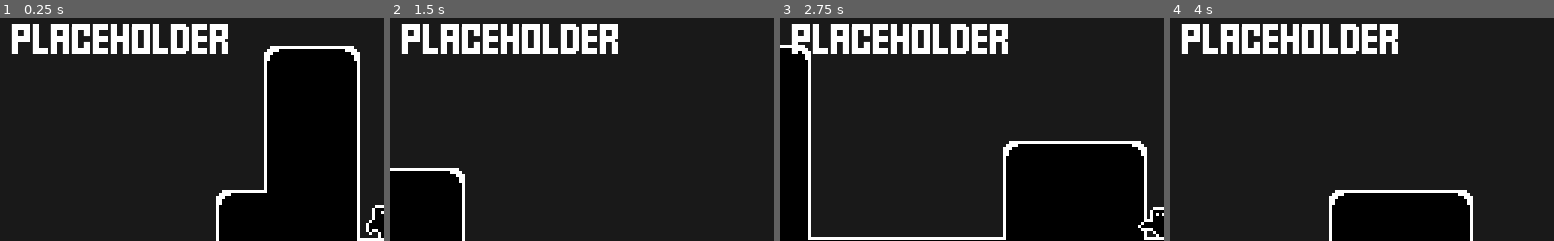
Above: before the commit, frames 1-4 (left to right).
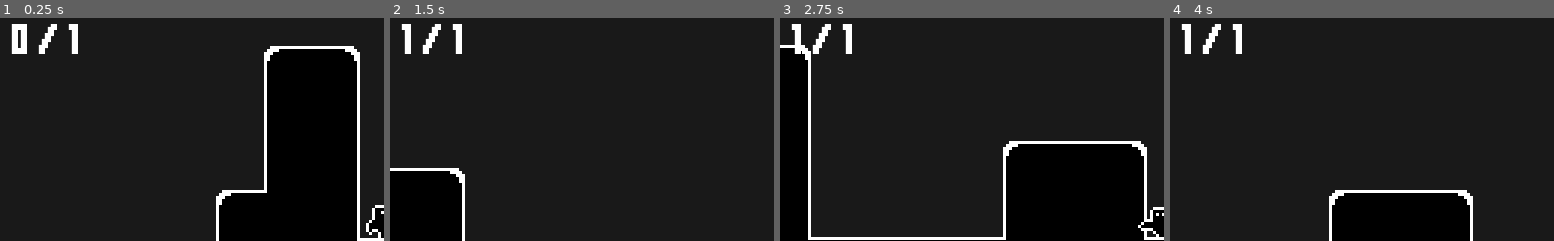
Above: after the commit, the same moments.

Repository: kylehorton33/1bit-platformer
Game: Godot game, scene res://src/Main.tscn
The game is run twice, just before and just after one commit, with the same random seed, the same clock (stepped at 60 frames per second) and the same inputs. Before the commit the project starts from res://src/World.tscn.
Inputs:
- Up to frame 1 (0.25 s): no input
- Up to frame 2 (1.5 s): hold Right (ui_right) from 0.53 s (still down); tap Space (jump) at 0.77 s
- Up to frame 3 (2.75 s): tap Space (jump) at 1.52 s; release Right (ui_right) at 2.03 s; hold Left (ui_left) from 2.03 s (still down)
- Up to frame 4 (4 s): release Left (ui_left) at 2.78 s; hold Right (ui_right) from 2.78 s (still down); tap Space (jump) at 3.02, 3.77 s
The pictures show only the part of the screen within x 0-50%, y 0-50%; the shares and areas given below are measured in that part.

The runs differ from the first frame. In frame 1, 4.8% of the frame differs, in the area x 4-60%, y 2-17%; in frame 2, 5.1%, in the area x 2-60%, y 2-17%; in frame 3, 5.1%; in frame 4, 5.1%.

Commit message:
update UI on collection

Diff:
--- a/project.godot
+++ b/project.godot
@@ -11,7 +11,7 @@
 [application]
 
 config/name="1BIT"
-run/main_scene="res://src/World.tscn"
+run/main_scene="res://src/Main.tscn"
 config/icon="res://icon.png"
 
 [display]
--- a/src/Collectible/Collectible.gd
+++ b/src/Collectible/Collectible.gd
@@ -1,6 +1,9 @@
 extends Node2D
+
+signal collected
 
 onready var animation_player = $AnimationPlayer
 
-func _on_Area2D_area_entered(area):
+func _on_Area2D_area_entered(_area):
 	animation_player.play("collect")
+	emit_signal("collected")
--- a/src/Collectible/Collectible.tscn
+++ b/src/Collectible/Collectible.tscn
@@ -92,7 +92,7 @@
 [sub_resource type="CircleShape2D" id=3]
 radius = 16.0
 
-[node name="Collectible" type="Node2D"]
+[node name="Collectible" type="Node2D" groups=["collectibles"]]
 modulate = Color( 0.2, 1, 0.2, 1 )
 script = ExtResource( 2 )
 
--- /dev/null
+++ b/src/Main.gd
@@ -0,0 +1,8 @@
+extends Node
+
+onready var top_ui = $CanvasLayer/TopUI
+
+func _ready():
+	var collectibles = get_tree().get_nodes_in_group("collectibles")
+	for collectible in collectibles:
+		collectible.connect("collected", top_ui, "on_collected")
--- /dev/null
+++ b/src/Main.tscn
@@ -0,0 +1,14 @@
+[gd_scene load_steps=4 format=2]
+
+[ext_resource path="res://src/World.tscn" type="PackedScene" id=1]
+[ext_resource path="res://src/Main.gd" type="Script" id=2]
+[ext_resource path="res://src/UI/TopUI.tscn" type="PackedScene" id=3]
+
+[node name="Main" type="Node"]
+script = ExtResource( 2 )
+
+[node name="World" parent="." instance=ExtResource( 1 )]
+
+[node name="CanvasLayer" type="CanvasLayer" parent="."]
+
+[node name="TopUI" parent="CanvasLayer" instance=ExtResource( 3 )]
--- /dev/null
+++ b/src/UI/TopUI.gd
@@ -0,0 +1,9 @@
+extends Control
+
+onready var label = $HBoxContainer/Label
+
+func _ready():
+	label.text = "0 / 1"
+
+func on_collected():
+	label.text = "1 / 1"
--- a/src/UI/TopUI.tscn
+++ b/src/UI/TopUI.tscn
@@ -1,9 +1,11 @@
-[gd_scene load_steps=2 format=2]
+[gd_scene load_steps=3 format=2]
 
 [ext_resource path="res://src/UI/main_theme.tres" type="Theme" id=1]
+[ext_resource path="res://src/UI/TopUI.gd" type="Script" id=2]
 
 [node name="TopUI" type="Control"]
 theme = ExtResource( 1 )
+script = ExtResource( 2 )
 
 [node name="HBoxContainer" type="HBoxContainer" parent="."]
 anchor_right = 1.0
--- a/src/World.tscn
+++ b/src/World.tscn
@@ -1,9 +1,8 @@
-[gd_scene load_steps=48 format=2]
+[gd_scene load_steps=47 format=2]
 
 [ext_resource path="res://src/Terrain/platform_tilemap.png" type="Texture" id=1]
 [ext_resource path="res://src/Player/Player.tscn" type="PackedScene" id=2]
 [ext_resource path="res://src/Collectible/Collectible.tscn" type="PackedScene" id=3]
-[ext_resource path="res://src/UI/TopUI.tscn" type="PackedScene" id=4]
 
 [sub_resource type="ConvexPolygonShape2D" id=2]
 points = PoolVector2Array( 16, 16, 0, 16, 0, 16, 16, 16 )
@@ -439,7 +438,3 @@
 
 [node name="Collectible" parent="." instance=ExtResource( 3 )]
 position = Vector2( 72, 0 )
-
-[node name="UI" type="CanvasLayer" parent="."]
-
-[node name="TopUI" parent="UI" instance=ExtResource( 4 )]
